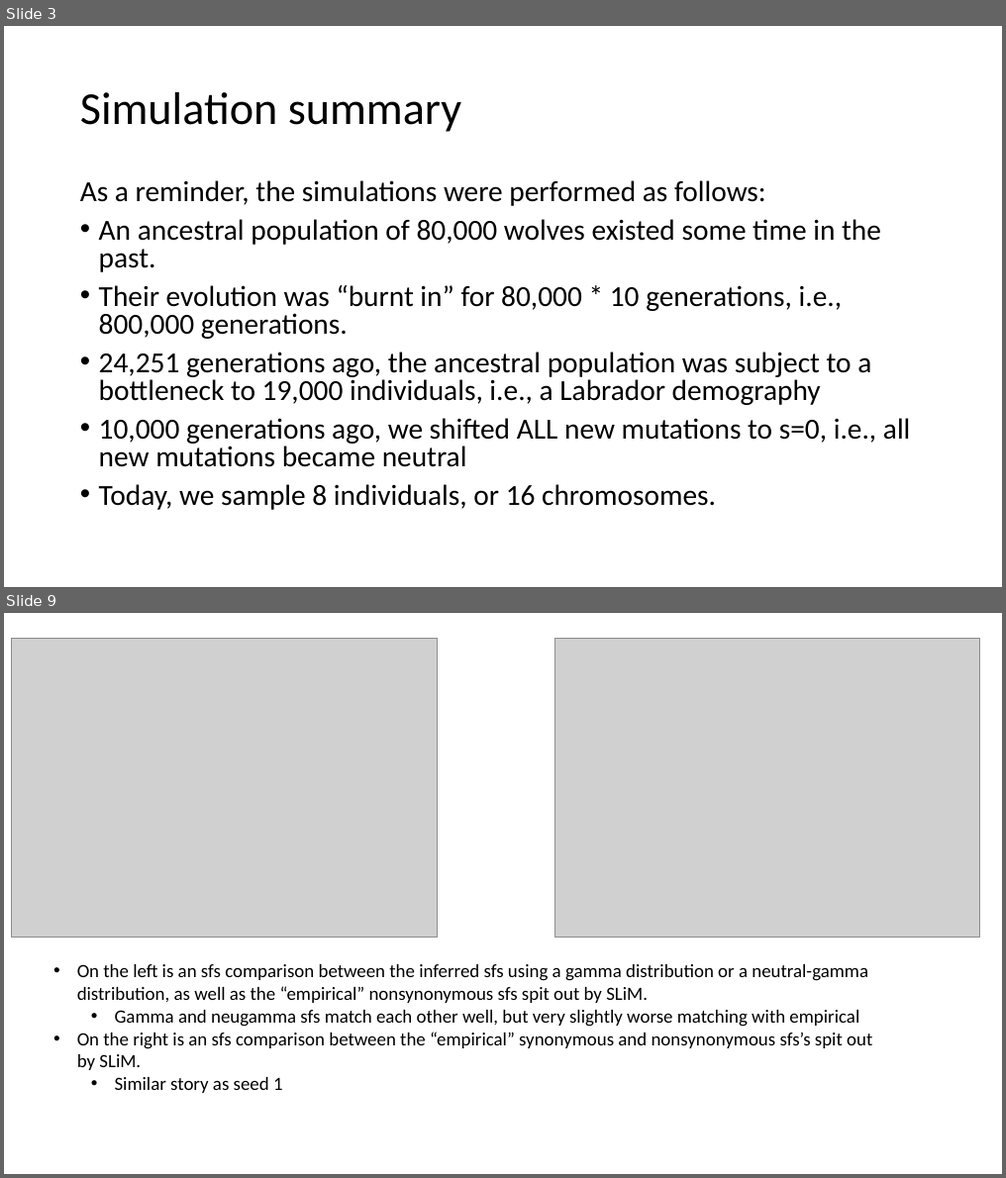
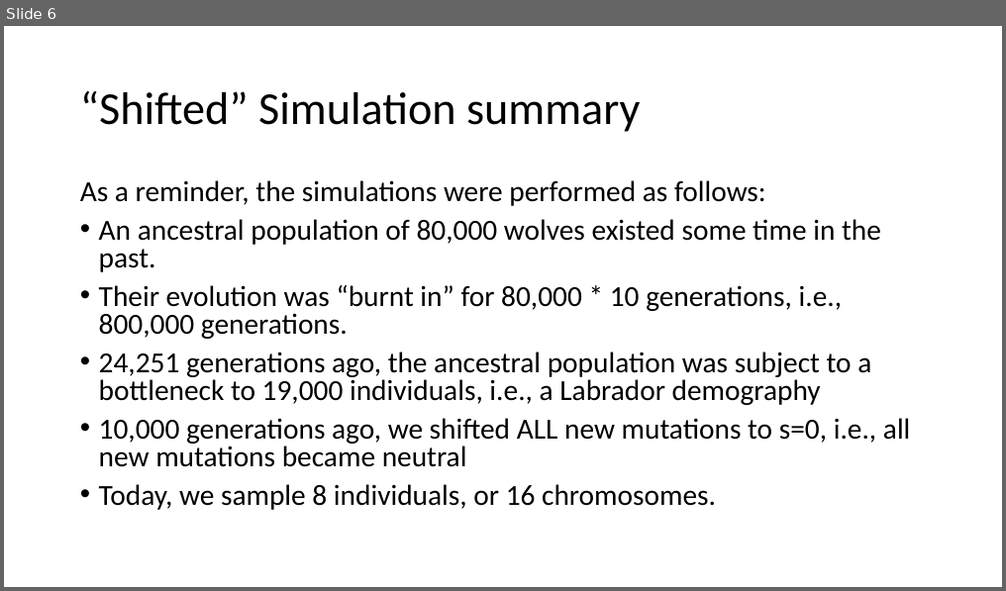
Before and after one commit to jon-mah/lohmueller_lab, a slide deck: 20200714/2020_07_28_dog_dfe_meeting.pptx. Shown one above the other, each under a label of ours: slides 3 and 9 before the commit, slide 6 after it; the slides between them are not shown. The pictures are 1006x1178 and 1006x591 pixels, drawn with LibreOffice and Linux fonts; fonts in the diff are those of the drawing; grey boxes stand for pictures. Boxes give left, top, right and bottom in pixels: in the first picture for what was removed or moved away, otherwise in the second. Text is boxed around its words. In the diff, an @@ line names an element or a change of style, - is before the commit and + after.

Commit message:
AW_time_neutral_shift simulations.

```diff
--- a/20200714/2020_07_28_dog_dfe_meeting.pptx
+++ b/20200714/2020_07_28_dog_dfe_meeting.pptx
@@ slide 9 removed at (x1=4, y1=613, x2=1002, y2=1174), background #FFFFFF @@
@@ picture removed at (x1=12, y1=638, x2=437, y2=937) @@
@@ picture removed at (x1=555, y1=638, x2=980, y2=937) @@
@@ text removed at (x1=77, y1=964, x2=872, y2=1093) @@
-• On the left is an sfs comparison between the inferred sfs using a gamma distribution or a neutral-gamma distribution, as well as the “empirical” nonsynonymous sfs spit out by SLiM.
-  • Gamma and neugamma sfs match each other well, but very slightly worse matching with empirical
-• On the right is an sfs comparison between the “empirical” synonymous and nonsynonymous sfs’s spit out by SLiM.
-  • Similar story as seed 1
@@ what was slide 3 is now slide 6 @@
@@ slide 6 changed as well @@
@@ title at (x1=80, y1=91, x2=640, y2=132): text changed @@
-Simulation summary
+“Shifted” Simulation summary
```
Also in this commit, not shown: 2 other slides changed, 7 slides added, 19 other slides removed, 16 other files.
